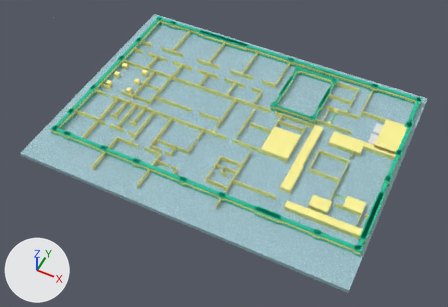
An edit to the Blender file Assets/Levels/level2.blend, drawn before and after from the same camera.
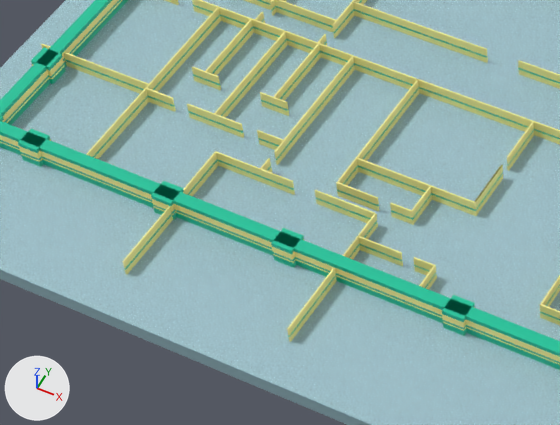
Each version appears first whole from a 50 mm lens placed at (302.0, -384.0, 396.0), pointed at (133.0, -46.0, -27.0), and next in a close-up on the part from 13% to 47% of the width and 31% to 69% of the height. The axes (+X, +Y, +Z) are drawn at lower left. The lights are the same throughout.
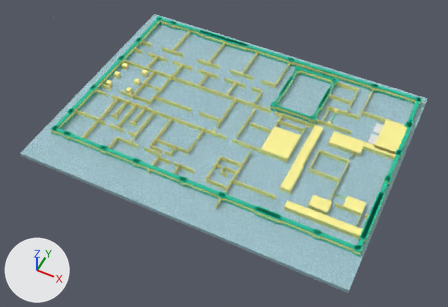
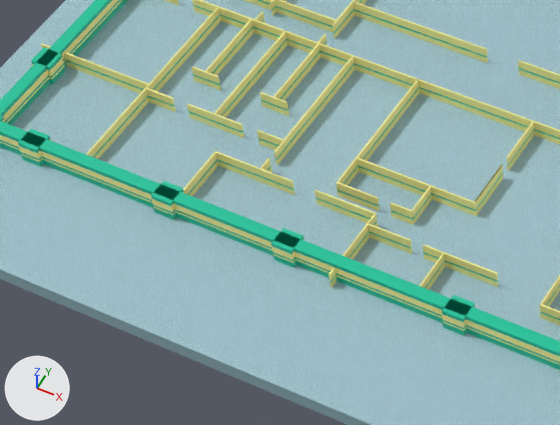
Scene script edits in JSON lines:
```json
{"block": "me_cube_268", "where": "me_cube_268.from_pydata(...)  # 34 vertices, 32 faces; spans x -21.3..21.3, y -0.2..0.2, z -2.5..2.5"}
{"block": "me_cube_268", "where": "# used by ob_cube_165; location = (54.4, -113.5, 2.0); rotation_euler = (0.0, 0.0, 1.573), in degrees (0, 0, 90); scale = (0.9, 0.9, 1.0)"}
{"block": "me_cube_268", "change": "me_cube_268 part 1: all 12 vertices in x -21.3, y -0.2..0.2, z -2.5..2.5 are moved by (21.5, 0.0, 0.0)"}
{"block": "me_cube_303", "where": "me_cube_303.from_pydata(...)  # 34 vertices, 32 faces; spans x -21.3..21.3, y -0.2..0.2, z -2.5..2.5"}
{"block": "me_cube_303", "where": "# used by ob_cube_200; location = (98.1, -113.5, 2.0); rotation_euler = (0.0, 0.0, 1.573), in degrees (0, 0, 90); scale = (0.9, 0.9, 1.0)"}
{"block": "me_cube_303", "change": "me_cube_303 part 2: all 12 vertices in x -21.3, y -0.2..0.2, z -2.5..2.5 are moved by (19.5, 0.0, 0.0)"}
{"block": "me_cube_176", "where": "# used by ob_cube_160; location = (115.4, -102.2, 2.0); rotation_euler = (0.0, 0.0, 3.143), in degrees (0, 0, 180); scale = (0.9, 0.9, 1.0)"}
{"op": "remove", "block": "me_cube_176", "code": "me_cube_176.from_pydata(...)  # 34 vertices, 32 faces; spans x -3.09..3.09, y -0.2..0.2, z -2.49..2.49"}
{"op": "add", "block": "me_cube_176", "code": "me_cube_176.from_pydata(...)  # 44 vertices, 42 faces; spans x -18.16..3.09, y -0.2..0.2, z -2.49..2.49"}
{"block": "me_cube_176", "change": "me_cube_176 part 3"}
{"block": "me_cube_176", "change": "2 vertices are removed from x -3.09, y 0.0, z -0.34..0.18"}
{"block": "me_cube_176", "change": "6 faces are deleted"}
{"block": "me_cube_176", "change": "2 vertices are added at (-18.16, 0.0, -0.34), (-18.16, 0.0, 0.18)"}
{"block": "me_cube_176", "change": "10 new vertices lie (-15.07, 0.0, 0.0) away from vertices in x -3.09, y -0.2..0.2, z -2.49..2.49"}
{"block": "me_cube_176", "change": "16 new faces join them"}
{"op": "set", "path": "ob_cube_160.location", "old": "(115.4, -102.2, 2.0)", "new": "(115.4, -97.9, 2.0)"}
{"op": "set", "path": "ob_cube_161.location", "old": "(104.1, -102.3, 2.0)", "new": "(104.1, -98.1, 2.0)"}
{"op": "set", "path": "ob_cube_162.location", "old": "(118.0, -107.3, 2.0)", "new": "(118.0, -103.1, 2.0)"}
```

What differs and where, as boxes [x1, y1, x2, y2] in the close-ups (560 x 425 px; the box of a moved part takes in the faces that stretch with it):
```json
{"object": "Cube.165", "change": "reshaped", "before": [123, 151, 218, 275], "after": [183, 151, 218, 196]}
{"object": "Cube.200", "change": "reshaped", "before": [287, 213, 378, 342], "after": [329, 213, 378, 288], "on screen": "46% narrower, 42% shorter"}
{"object": "Cube.160", "change": "reshaped, moved", "before": [414, 257, 437, 279], "after": [423, 244, 498, 287], "on screen": "217% wider, 91% taller"}
{"object": "Cube.161", "change": "moved", "before": [358, 236, 403, 266], "after": [368, 223, 412, 254]}
{"object": "Cube.162", "change": "moved", "before": [419, 266, 436, 290], "after": [419, 253, 445, 290]}
{"part": 1, "of": "me_cube_268", "change": "moved or reshaped", "before": [123, 206, 173, 275], "on screen": "not visible afterwards"}
{"part": 2, "of": "me_cube_303", "change": "moved or reshaped", "before": [287, 270, 334, 342], "after": [329, 270, 334, 288]}
{"part": 3, "of": "me_cube_176", "change": "built on", "before": [435, 266, 437, 279], "after": [444, 253, 498, 287]}
```
